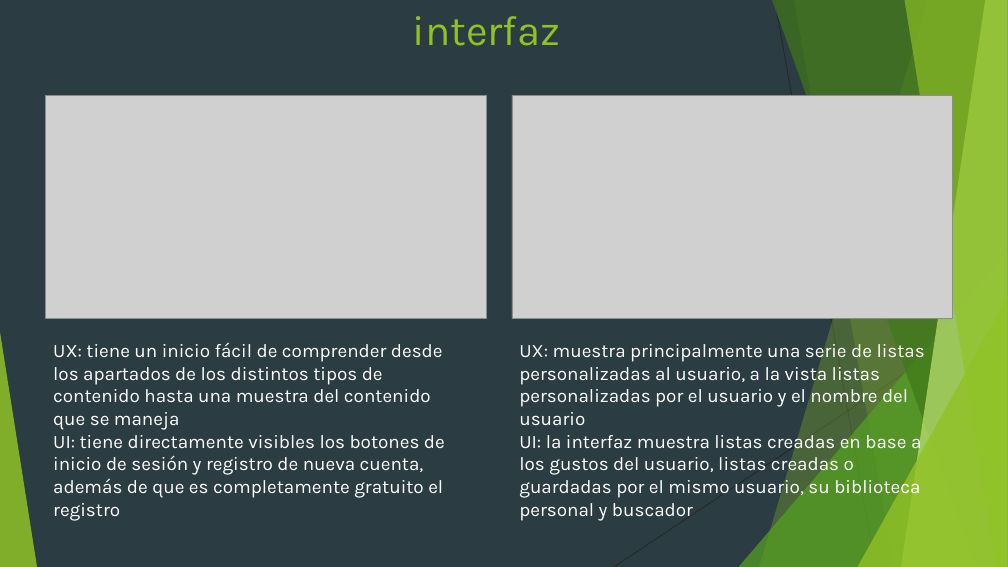
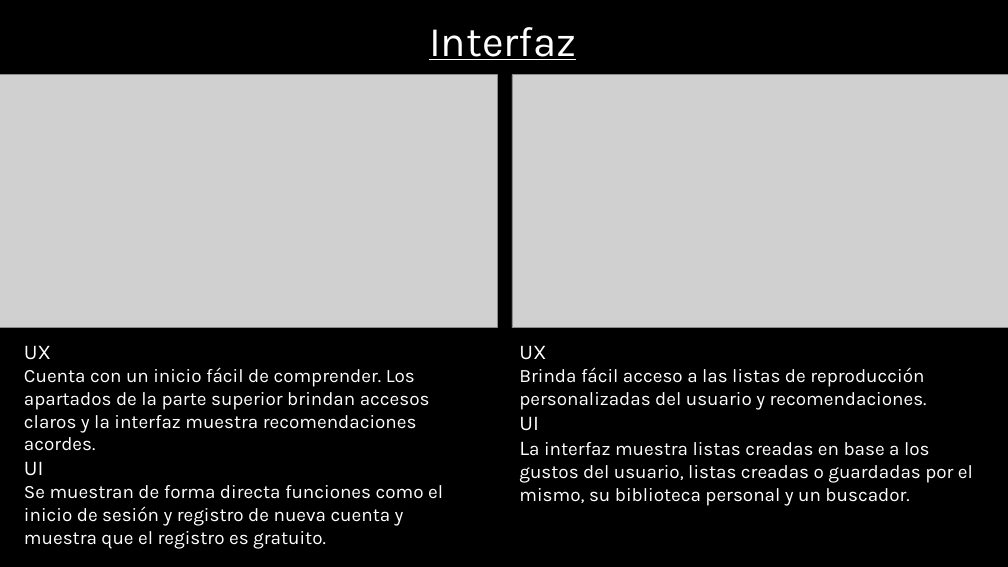
Before and after one commit to kiikedls/losjuanes, a slide deck: slide 3 of tarea/Spotify.pptx. Drawn at 1008x567 pixels with LibreOffice and Linux fonts; fonts in the diff are those of the drawing; grey boxes stand for pictures; background and template pictures are left out. Boxes give left, top, right and bottom in pixels: in the first picture for what was removed or moved away, otherwise in the second. Text is boxed around its words. In the diff, an @@ line names an element or a change of style, - is before the commit and + after.

```diff
--- a/tarea/Spotify.pptx
+++ b/tarea/Spotify.pptx
@@ background #2C3C43 to picture (left out) @@
@@ title at (429, 27, 576, 60): text changed; text colour #90C226 to #FFFFFF @@
-interfaz
+Interfaz
@@ picture: place and size @@
-picture at (46, 95, 487, 319)
+picture at (0, 75, 498, 328)
@@ picture: place and size @@
-picture at (512, 95, 953, 319)
+picture at (512, 75, 1008, 328)
@@ group removed at (0, 0, 1008, 567): 5 freeform shapes, 3 triangles, 2 lines @@
@@ text at (24, 345, 443, 549): text changed @@
-UX: tiene un inicio fácil de comprender desde los apartados de los distintos tipos de contenido hasta una muestra del contenido que se maneja
-UI: tiene directamente visibles los botones de inicio de sesión y registro de nueva cuenta, además de que es completamente gratuito el registro
+UX
+Cuenta con un inicio fácil de comprender. Los apartados de la parte superior brindan accesos claros y la interfaz muestra recomendaciones acordes.
+UI
+Se muestran de forma directa funciones como el inicio de sesión y registro de nueva cuenta y muestra que el registro es gratuito.
@@ text at (519, 345, 973, 506): text changed @@
-UX: muestra principalmente una serie de listas personalizadas al usuario, a la vista listas personalizadas por el usuario y el nombre del usuario
-UI: la interfaz muestra listas creadas en base a los gustos del usuario, listas creadas o guardadas por el mismo usuario, su biblioteca personal y buscador
+UX
+Brinda fácil acceso a las listas de reproducción personalizadas del usuario y recomendaciones.
+UI
+La interfaz muestra listas creadas en base a los gustos del usuario, listas creadas o guardadas por el mismo, su biblioteca personal y un buscador.
```
Also in this commit, not shown: 6 other slides changed.
